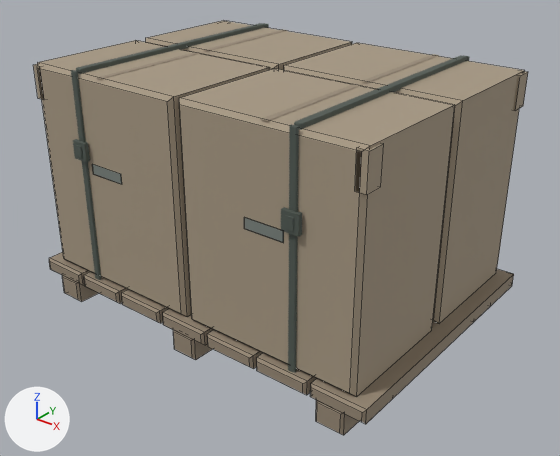
Renders of the FBX model Assets/Resources/CombatWarehouse/Cargo.fbx from each side of a commit.
Camera for both pictures: a camera (50 mm lens) standing at (2.24, -2.77, 2.12) and looking at (0.07, -0.06, 0.44). The axes (+X, +Y, +Z) are drawn at lower left. The lights are the same throughout. The first picture is the older version. Mesh edges are drawn as thin lines on the coarser meshes. Objects named as collision shapes, trigger or cutter boxes, shadow casters or lower levels of detail are left out. Where no turn or scale is listed for an object, it has been applied to the vertices.

Script lines for the objects in view, before the commit:
```python
me_cargo_cartonseams__timber = bpy.data.meshes.new('Cargo_CartonSeams__Timber')
me_cargo_cartonseams__timber.from_pydata(...)  # 64 vertices, 56 faces; spans x -0.488..0.488, y -0.657..0.658, z 1.229..1.233
me_cargo_cartonseams__timber.materials.append(mat_fair_timber)  # brown #978976
me_cargo_load__cardboard = bpy.data.meshes.new('Cargo_Load__Cardboard')
me_cargo_load__cardboard.from_pydata(...)  # 96 vertices, 80 faces; spans x -0.94..0.94, y -0.66..0.67, z 0.18..1.23
me_cargo_load__cardboard.materials.append(mat_fair_cardboard)  # beige #a89984
me_cargo_palletskids__timber = bpy.data.meshes.new('Cargo_PalletSkids__Timber')
me_cargo_palletskids__timber.from_pydata(...)  # 96 vertices, 78 faces; spans x -0.94..0.94, y -0.7..0.7, z 0.0..0.12
me_cargo_palletskids__timber.materials.append(mat_fair_timber)  # brown #978976
ob_cartonseams__timber = bpy.data.objects.new('CartonSeams__Timber', me_cargo_cartonseams__timber)
ob_cartonseams__timber.location = (0.0, 0.0, 0.0)
ob_load__cardboard = bpy.data.objects.new('Load__Cardboard', me_cargo_load__cardboard)
ob_load__cardboard.location = (0.0, 0.0, 0.0)
ob_palletskids__timber = bpy.data.objects.new('PalletSkids__Timber', me_cargo_palletskids__timber)
ob_palletskids__timber.location = (0.0, 0.0, 0.0)
# also in view: 'PalletSlats__Timber' at (0.0, 0.0, 0.15); 'LoadStraps__Rubber' at (0.0, -0.01, 0.71); 'CartonHandholds__ConcreteDark' at (0.0, 0.0, 0.78)
```
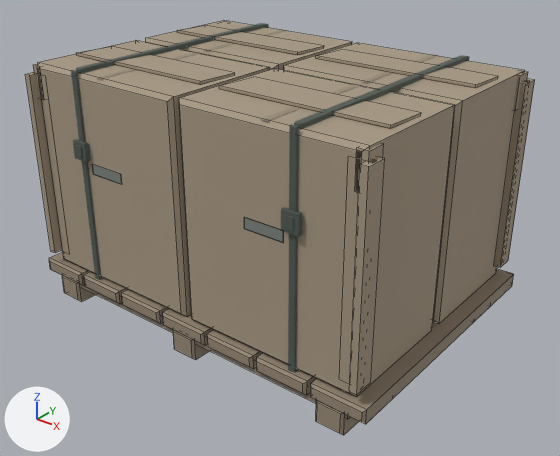
Boxes [x1, y1, x2, y2] around the edits, measured in the pictures (560 x 456 px):
'Load__Cardboard', reshaped: before [33, 21, 528, 397]; after [25, 21, 535, 397]
part 1 of me_cargo_load__cardboard, added (beige): after [25, 72, 61, 253]
part 2 of me_cargo_load__cardboard, added: after [40, 99, 63, 251]
part 3 of me_cargo_load__cardboard, added (beige): after [349, 157, 385, 394]
part 4 of me_cargo_load__cardboard, added (beige): after [494, 79, 535, 267]
part 5 of me_cargo_load__cardboard, added (beige): after [77, 47, 235, 84]
part 6 of me_cargo_load__cardboard, added (beige): after [177, 25, 324, 55]
part 7 of me_cargo_load__cardboard, added (beige): after [219, 77, 421, 128]
part 8 of me_cargo_load__cardboard, added (beige): after [316, 49, 498, 88]
part 9 of me_cargo_palletskids__timber, added (mostly hidden): after [81, 283, 350, 419]

The change in detail:
me_cargo_palletskids__timber is used by ob_palletskids__timber; location (0.0, 0.0, 0.0).
me_cargo_palletskids__timber had 96 vertices, 78 faces and spanned x -0.94..0.94, y -0.7..0.7, z 0.0..0.12.
me_cargo_palletskids__timber now has 112 vertices, 90 faces and spans x -0.94..0.94, y -0.7..0.7, z 0.0..0.15.
me_cargo_palletskids__timber part 9: a new loose piece, a box spanning x -0.91..0.91, y -0.68..-0.54, z 0.083..0.148, in mat_fair_timber (brown #978976).
Other edits to the shape of me_cargo_palletskids__timber do not show in these pictures.
me_cargo_load__cardboard is used by ob_load__cardboard; location (0.0, 0.0, 0.0).
me_cargo_load__cardboard had 96 vertices, 80 faces and spanned x -0.94..0.94, y -0.66..0.67, z 0.18..1.23.
me_cargo_load__cardboard now has 192 vertices, 152 faces and spans x -0.96..0.96, y -0.7..0.7, z 0.18..1.24.
me_cargo_load__cardboard part 1: a new loose piece, a box spanning x -0.957..-0.923, y -0.7..-0.6, z 0.24..1.18, in mat_fair_cardboard (beige #a89984).
me_cargo_load__cardboard part 2: a new loose piece, a box spanning x -0.95..-0.85, y -0.662..-0.637, z 0.24..1.18, in mat_fair_cardboard (beige #a89984).
me_cargo_load__cardboard part 3: a new loose piece, a box spanning x 0.923..0.957, y -0.7..-0.6, z 0.24..1.18, in mat_fair_cardboard (beige #a89984).
me_cargo_load__cardboard part 4: a new loose piece, a box spanning x 0.923..0.957, y 0.6..0.7, z 0.24..1.18, in mat_fair_cardboard (beige #a89984).
me_cargo_load__cardboard part 5: the loose piece of 8 vertices spanning x -0.94..-0.88, y -0.66..-0.57, z 1.06..1.22 is copied, and the copy is scaled about its middle by (16.6, 2.44, 0.075), then moved by (0.44, 0.28, 0.09); it spans x -0.88..-0.05, y -0.45..-0.23, z 1.23..1.24.
me_cargo_load__cardboard part 6: the loose piece of 8 vertices spanning x -0.94..-0.88, y 0.58..0.67, z 1.06..1.22 is copied, and the copy is scaled about its middle by (16.6, 2.44, 0.075), then moved by (0.44, -0.28, 0.1); it spans x -0.88..-0.05, y 0.23..0.45, z 1.23..1.24.
me_cargo_load__cardboard part 7: the loose piece of 8 vertices spanning x 0.88..0.94, y -0.66..-0.57, z 1.06..1.22 is copied, and the copy is scaled about its middle by (16.6, 2.44, 0.075), then moved by (-0.44, 0.28, 0.09); it spans x 0.05..0.88, y -0.45..-0.23, z 1.23..1.24.
me_cargo_load__cardboard part 8: the loose piece of 8 vertices spanning x 0.88..0.94, y 0.58..0.67, z 1.06..1.22 is copied, and the copy is scaled about its middle by (16.6, 2.44, 0.075), then moved by (-0.44, -0.28, 0.1); it spans x 0.05..0.88, y 0.23..0.45, z 1.23..1.24.
Other edits to the shape of me_cargo_load__cardboard do not show in these pictures.
